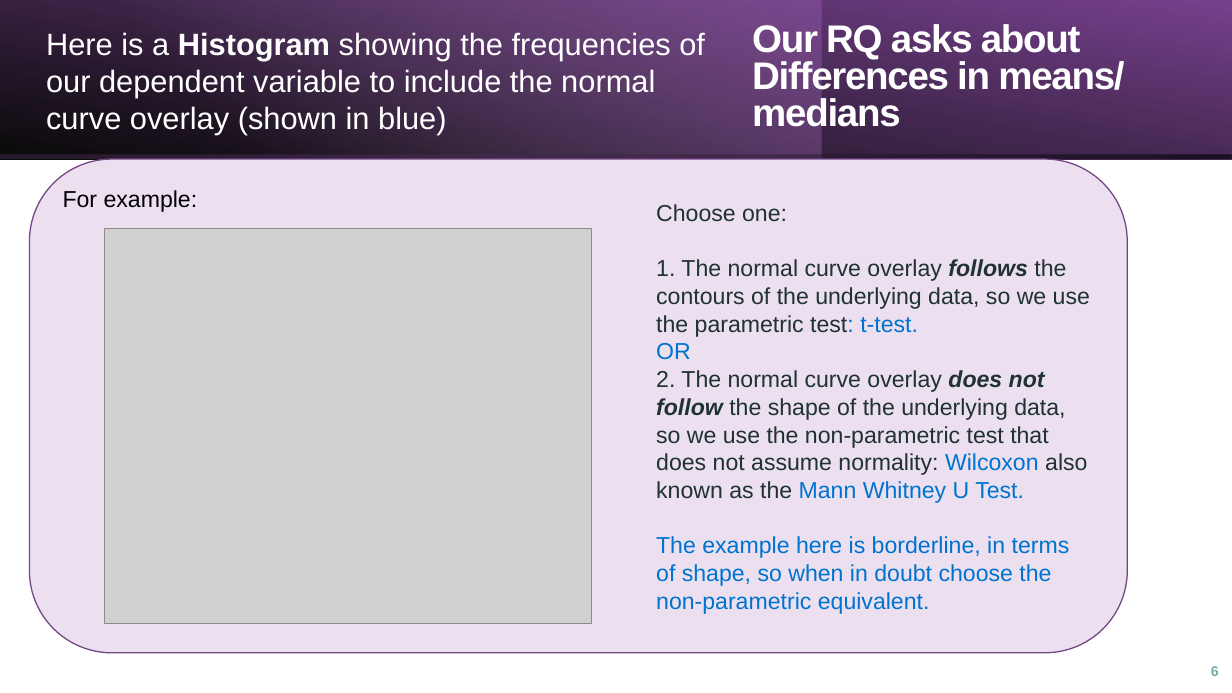
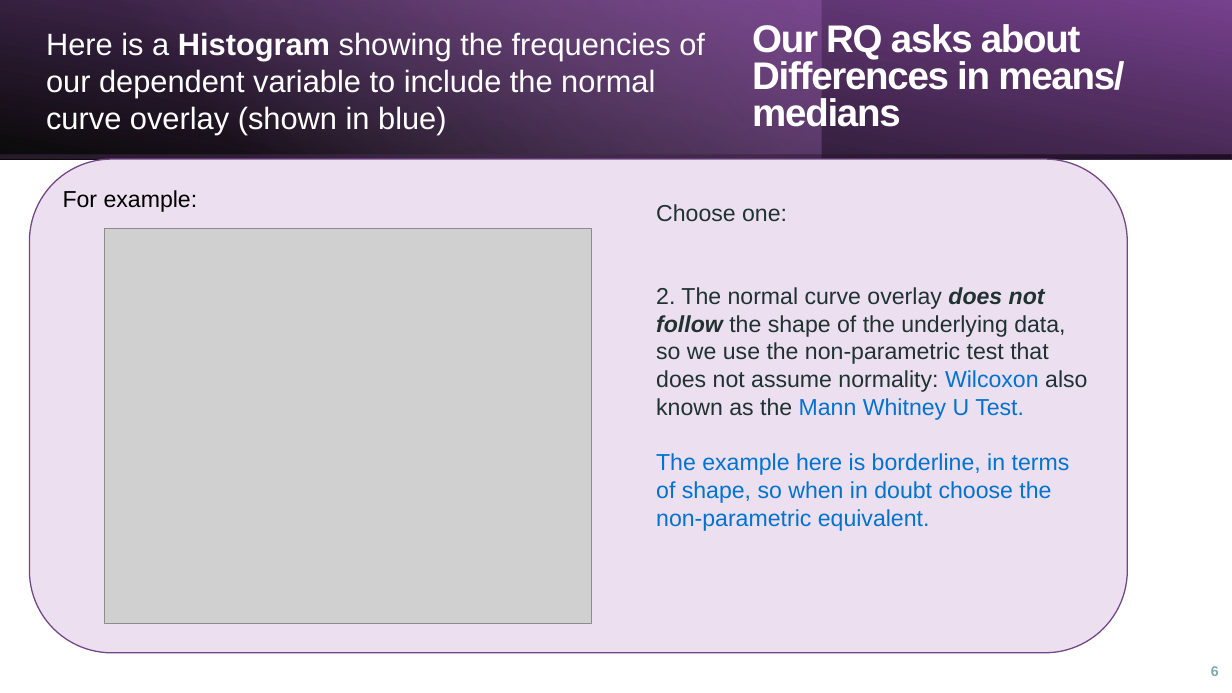
Before and after one commit to RananBarua/groupA194, a slide deck: slide 6 of group A194.pptx. Drawn at 1232x693 pixels with LibreOffice and Linux fonts; fonts in the diff are those of the drawing; grey boxes stand for pictures. Boxes give left, top, right and bottom in pixels: in the first picture for what was removed or moved away, otherwise in the second. Text is boxed around its words. In the diff, an @@ line names an element or a change of style, - is before the commit and + after.

```diff
--- a/group A194.pptx
+++ b/group A194.pptx
@@ text at <box>656,259,1090,359</box>: paragraphs removed @@
-1. The normal curve overlay follows the contours of the underlying data, so we use the parametric test: t-test.
-OR
```
Also in this commit, not shown: 1 other slide changed, 1 other file.
